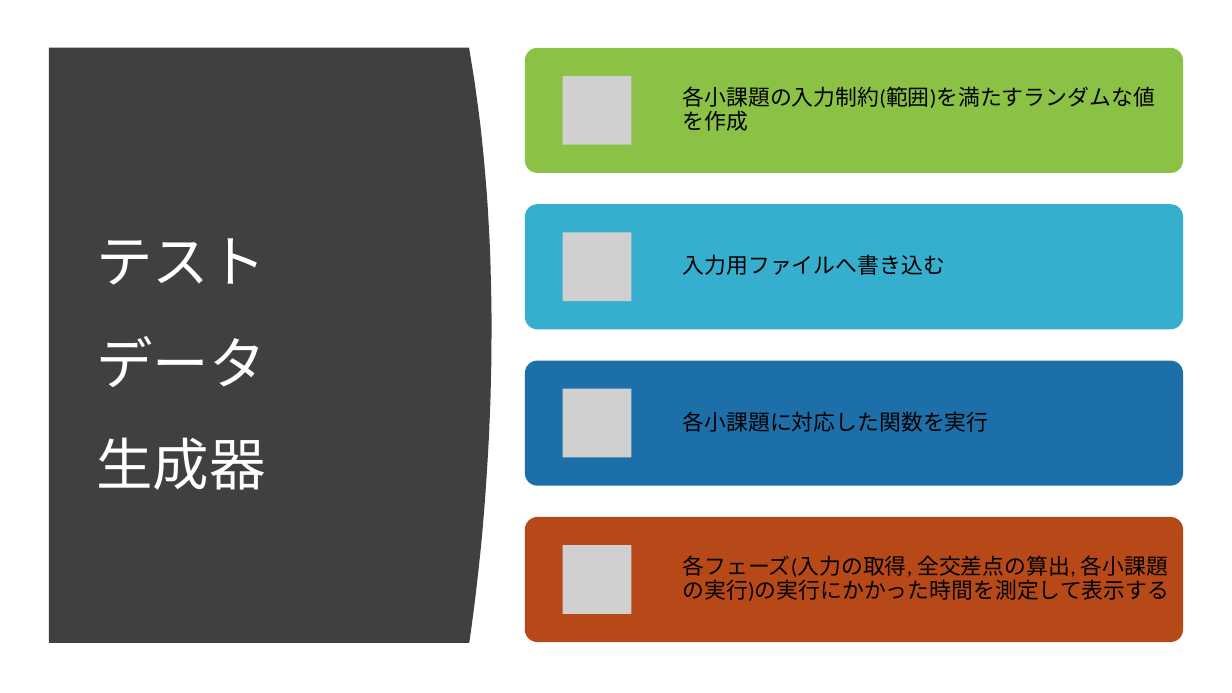
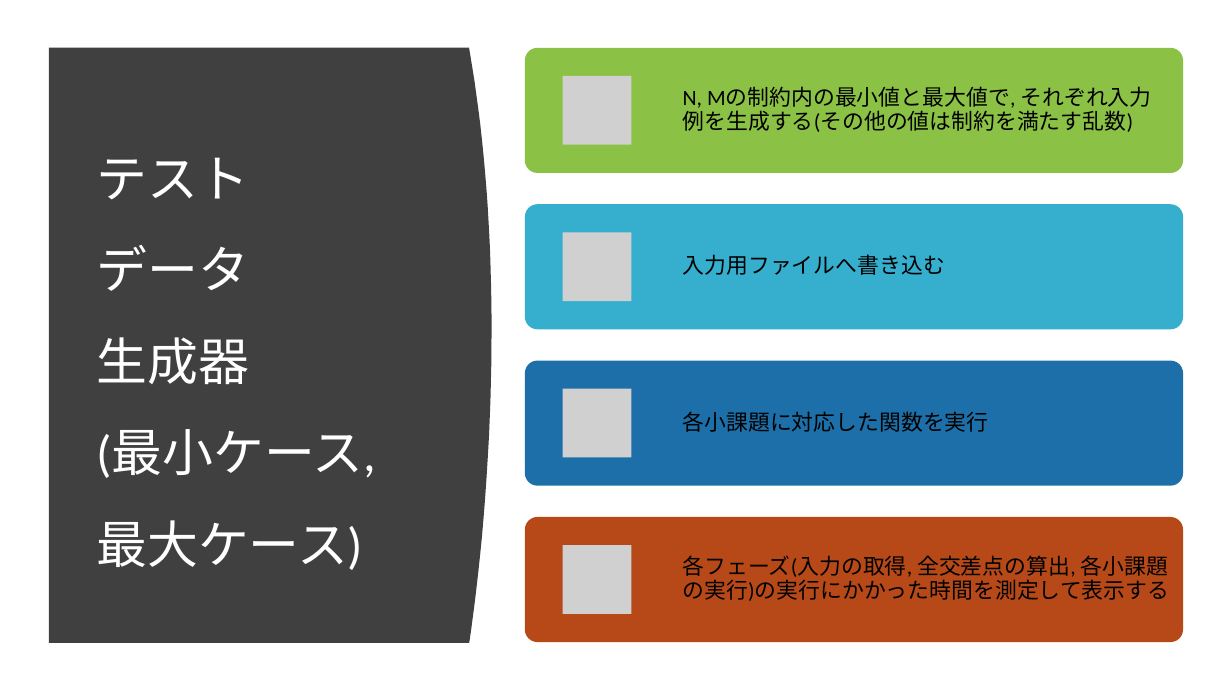
Before and after one commit to ie03-aizu-2019/ie03project-skys, a slide deck: slide 14 of Reports/Midterm.pptx. Drawn at 1232x693 pixels with LibreOffice and Linux fonts; fonts in the diff are those of the drawing; grey boxes stand for pictures. Boxes give left, top, right and bottom in pixels: in the first picture for what was removed or moved away, otherwise in the second. Text is boxed around its words. In the diff, an @@ line names an element or a change of style, - is before the commit and + after.

```diff
--- a/Reports/Midterm.pptx
+++ b/Reports/Midterm.pptx
@@ text at (x1=683, y1=86, x2=1152, y2=132): text changed @@
-各小課題の入力制約(範囲)を満たすランダムな値を作成
+N, Mの制約内の最小値と最大値で, それぞれ入力例を生成する(その他の値は制約を満たす乱数)
@@ title at (x1=96, y1=157, x2=376, y2=570): text changed; size 44 to 39.6 pt @@
-テスト
-データ
-生成器
+テスト
+データ
+生成器
+(最小ケース, 最大ケース)
```
Also in this commit, not shown: 4 other slides changed, 1 slide added.
